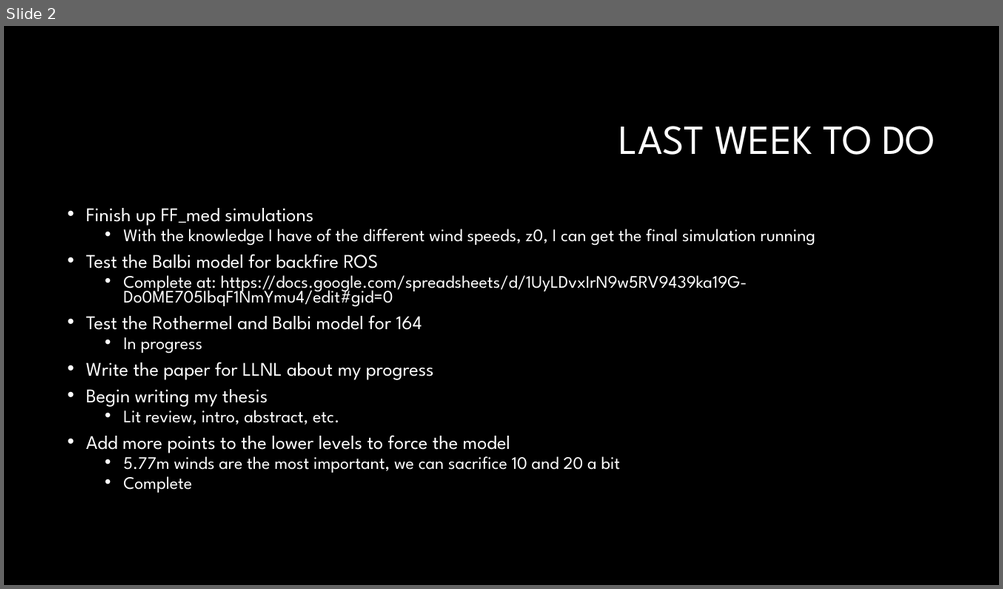
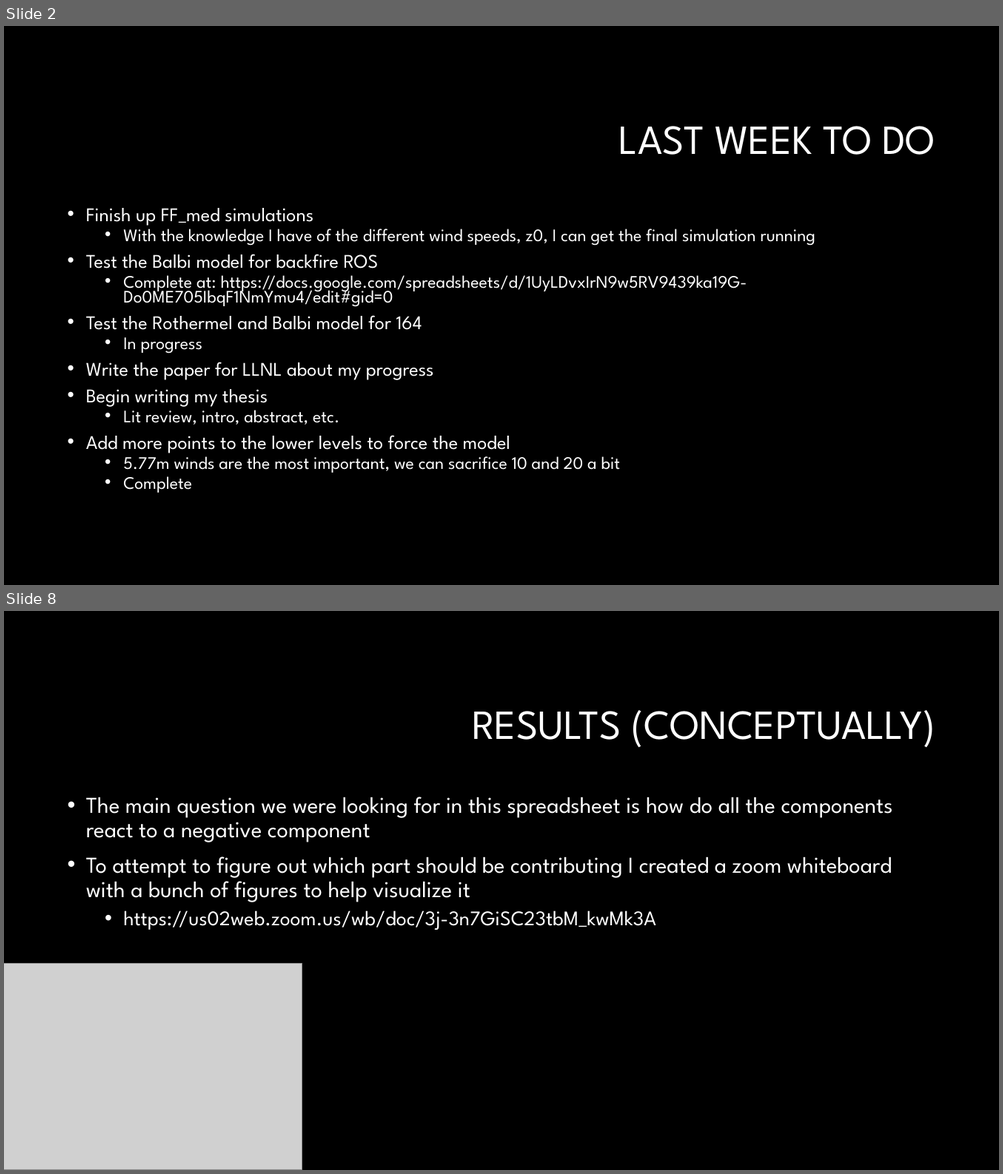
Before and after one commit to Jeremy-Benik/Meeting_Notes, a slide deck: weekly_meetings/10142022_Presentation.pptx. Shown one above the other, each under a label of ours: slide 2 before the commit, slides 2 and 8 after it; the slides between them are not shown. The pictures are 1003x589 and 1003x1174 pixels, drawn with LibreOffice and Linux fonts; fonts in the diff are those of the drawing; grey boxes stand for pictures; background and template pictures are left out. Boxes give left, top, right and bottom in pixels: in the first picture for what was removed or moved away, otherwise in the second. Text is boxed around its words. In the diff, an @@ line names an element or a change of style, - is before the commit and + after.

```diff
--- a/weekly_meetings/10142022_Presentation.pptx
+++ b/weekly_meetings/10142022_Presentation.pptx
@@ slide 8 added at bbox=[4, 611, 999, 1170], background #000000 @@
@@ title added at bbox=[472, 710, 935, 747], 40 pt, text #FFFFFF @@
+RESULTS (CONCEPTUALLY)
@@ text added at bbox=[86, 797, 893, 930], 22 pt, text #FFFFFF @@
+• The main question we were looking for in this spreadsheet is how do all the components react to a negative component
+• To attempt to figure out which part should be contributing I created a zoom whiteboard with a bunch of figures to help visualize it
+  • https://us02web.zoom.us/wb/doc/3j-3n7GiSC23tbM_kwMk3A
@@ picture added at bbox=[4, 963, 301, 1170] @@
```
Also in this commit, not shown: 8 other slides added.
